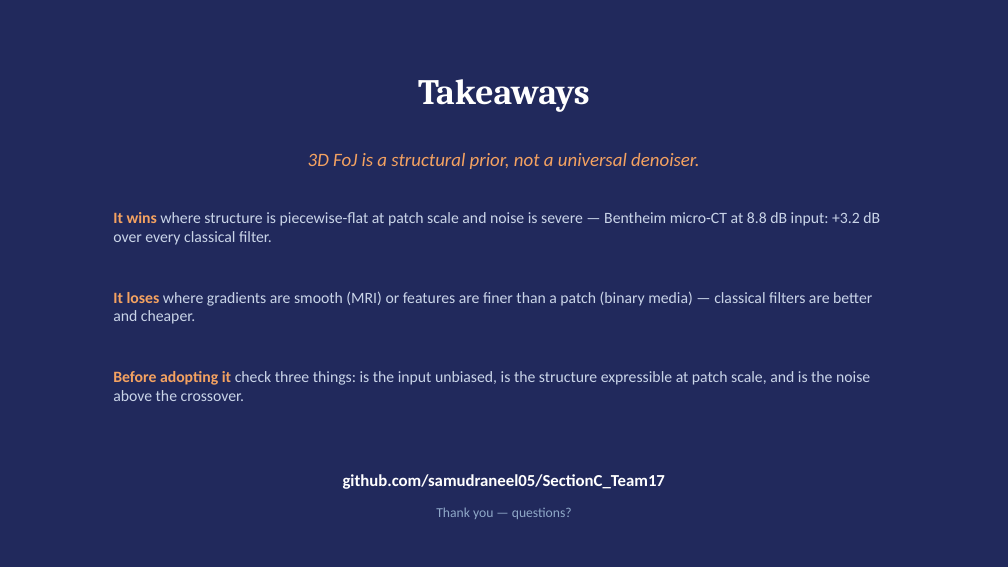
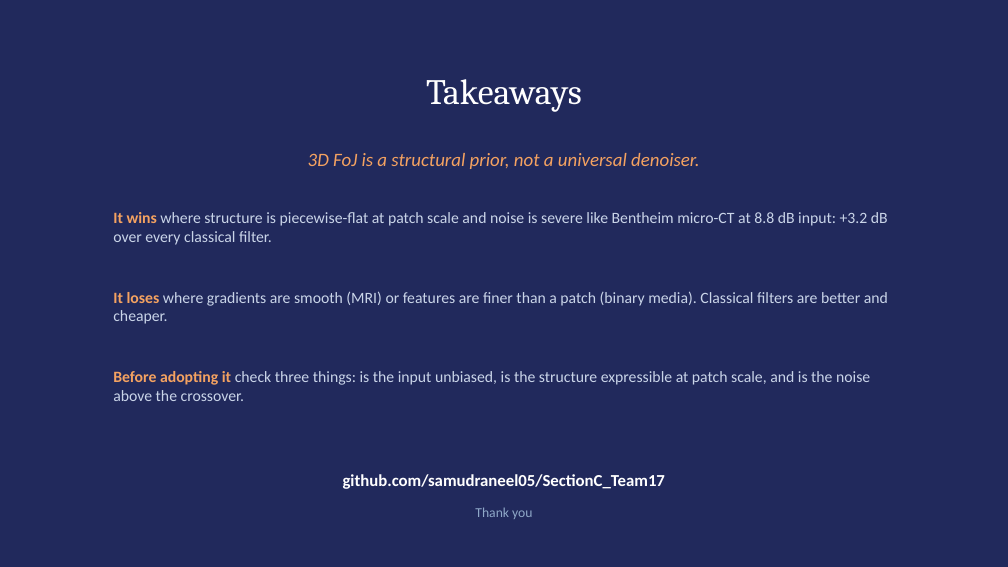
Before and after one commit to samudraneel05/SectionC_Team17, a slide deck: slide 10 of presentation/SectionC_Team17_presentation.pptx. Drawn at 1008x567 pixels with LibreOffice and Linux fonts; fonts in the diff are those of the drawing. Boxes give left, top, right and bottom in pixels: in the first picture for what was removed or moved away, otherwise in the second. Text is boxed around its words. In the diff, an @@ line names an element or a change of style, - is before the commit and + after.

```diff
--- a/presentation/SectionC_Team17_presentation.pptx
+++ b/presentation/SectionC_Team17_presentation.pptx
@@ text "Takeaways": place and size @@
-text "Takeaways" at (418, 79, 590, 112)
+text "Takeaways" at (426, 79, 582, 112)
@@ text "Takeaways" at (426, 79, 582, 112): bold off @@
@@ text at (113, 212, 888, 245): text changed @@
-It wins where structure is piecewise-flat at patch scale and noise is severe — Bentheim micro-CT at 8.8 dB input: +3.2 dB over every classical filter.
+It wins where structure is piecewise-flat at patch scale and noise is severe like Bentheim micro-CT at 8.8 dB input: +3.2 dB over every classical filter.
@@ text at (113, 291, 888, 324): text changed @@
-It loses where gradients are smooth (MRI) or features are finer than a patch (binary media) — classical filters are better and cheaper.
+It loses where gradients are smooth (MRI) or features are finer than a patch (binary media). Classical filters are better and cheaper.
@@ text at (475, 507, 532, 519): text changed @@
-Thank you — questions?
+Thank you
```
Also in this commit, not shown: 9 other slides changed, 5 other files.
